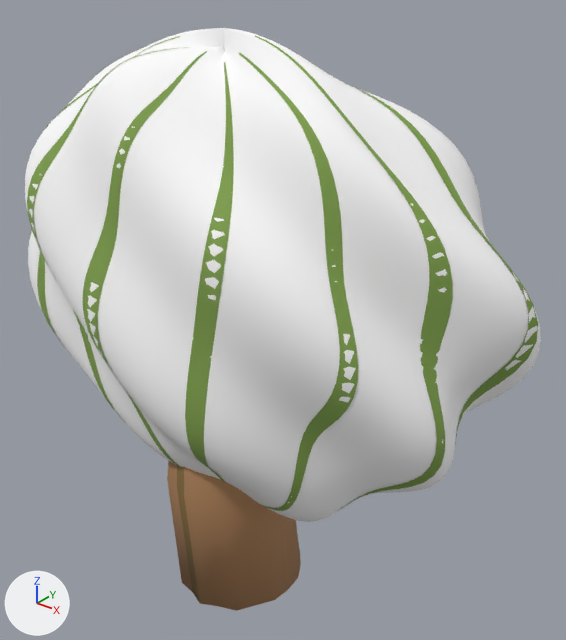
What one commit did to the glTF model models/02_g18686_1_striped_tree.glb.
Rendered twice from a 50 mm lens placed at (3.56, -3.76, 4.79), pointed at (0.29, 0.33, 2.26). Arrows for +X, +Y and +Z are at lower left; the lights stay in place. The picture after the commit comes second.

Script lines for the objects in view, before the commit:
```python
mat_broad_green_canopy_continuous_color_patches = principled_material('Broad green canopy continuous color patches')
mat_broad_green_canopy_continuous_color_patches.base_color = (1.0, 1.0, 1.0)  # white #ffffff
mat_broad_green_canopy_continuous_color_patches.roughness = 0.9
me_broad_green_canopy = bpy.data.meshes.new('Broad green canopy')
me_broad_green_canopy.from_pydata(...)  # 5472 vertices, 10752 faces; spans x -2.07..2.24, y -0.88..1.03, z 0.8..4.29
me_broad_green_canopy.materials.append(mat_broad_green_canopy_continuous_color_patches)  # white #ffffff
me_long_olive_canopy_marking = bpy.data.meshes.new('Long olive canopy marking')
me_long_olive_canopy_marking.from_pydata(...)  # 90 vertices, 88 faces; spans x 0.35..2.24, y 0.02..0.19, z 1.12..4.17
me_long_olive_canopy_marking.materials.append(mat_leaf_mid)  # green #81a24d
me_long_olive_canopy_marking_012 = bpy.data.meshes.new('Long olive canopy marking.012')
me_long_olive_canopy_marking_012.from_pydata(...)  # 90 vertices, 88 faces; spans x 0.12..0.73, y -0.84..-0.04, z 1.07..4.11
me_long_olive_canopy_marking_012.materials.append(mat_leaf_mid)  # green #81a24d
ob_broad_green_canopy = bpy.data.objects.new('Broad green canopy', me_broad_green_canopy)
ob_broad_green_canopy.location = (0.0, 0.0, 0.0)
ob_long_olive_canopy_marking = bpy.data.objects.new('Long olive canopy marking', me_long_olive_canopy_marking)
ob_long_olive_canopy_marking.location = (0.0, 0.0, 0.0)
ob_long_olive_canopy_marking_012 = bpy.data.objects.new('Long olive canopy marking.012', me_long_olive_canopy_marking_012)
ob_long_olive_canopy_marking_012.location = (0.0, 0.0, 0.0)
# also in view: 'Long olive canopy marking.014' at (1.12, -0.11, 2.62); 'Long olive canopy marking.013' at (0.87, -0.3, 2.58); 'Long olive canopy marking.010' at (-0.72, -0.37, 2.62); 'Long olive canopy marking.011' at (-0.26, -0.45, 2.62); 'Tapered short patterned trunk' at (0.07, 0.0, 0.89)
```
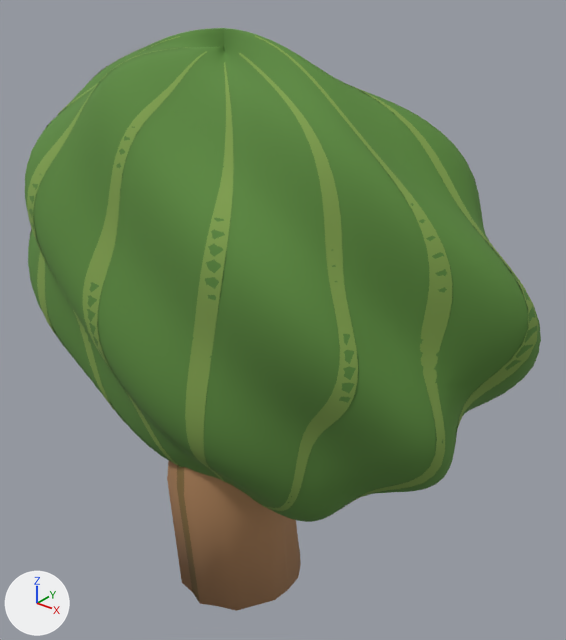
Commit message: Restore green materials on two tree canopies

Diff of the bpy script that builds the scene:
```diff
--- a/models/02_g18686_1_striped_tree.glb.py
+++ b/models/02_g18686_1_striped_tree.glb.py
@@ mat_broad_green_canopy_continuous_color_patches @@
 mat_broad_green_canopy_continuous_color_patches = principled_material('Broad green canopy continuous color patches')
-mat_broad_green_canopy_continuous_color_patches.base_color = (1.0, 1.0, 1.0)  # white #ffffff
+mat_broad_green_canopy_continuous_color_patches.base_color = (0.105, 0.255, 0.047)  # green #5b8a3d
 mat_broad_green_canopy_continuous_color_patches.roughness = 0.9
```

What differs and where, as boxes (x1, y1, x2, y2) in the pictures (566 x 640 px):
'Broad green canopy', recoloured (white to green)
    both: (25, 28, 541, 522)
